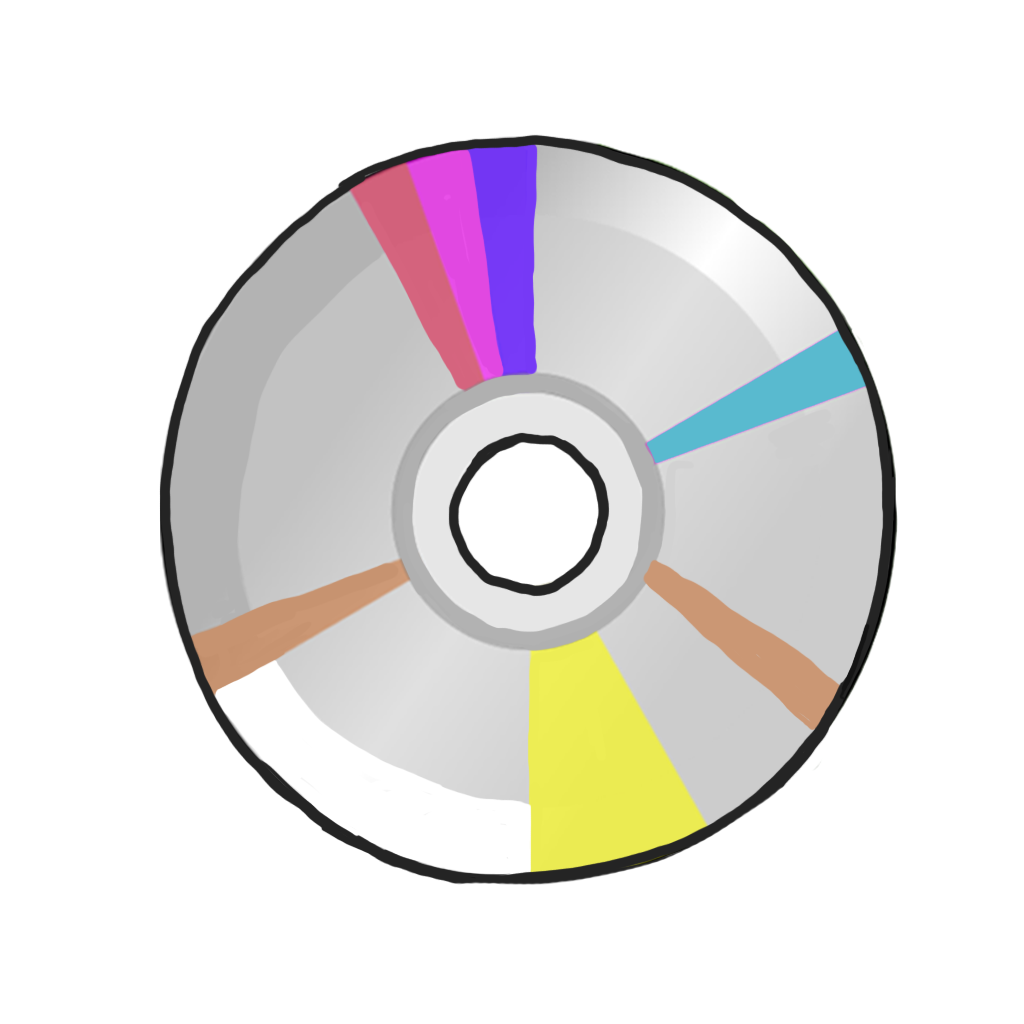
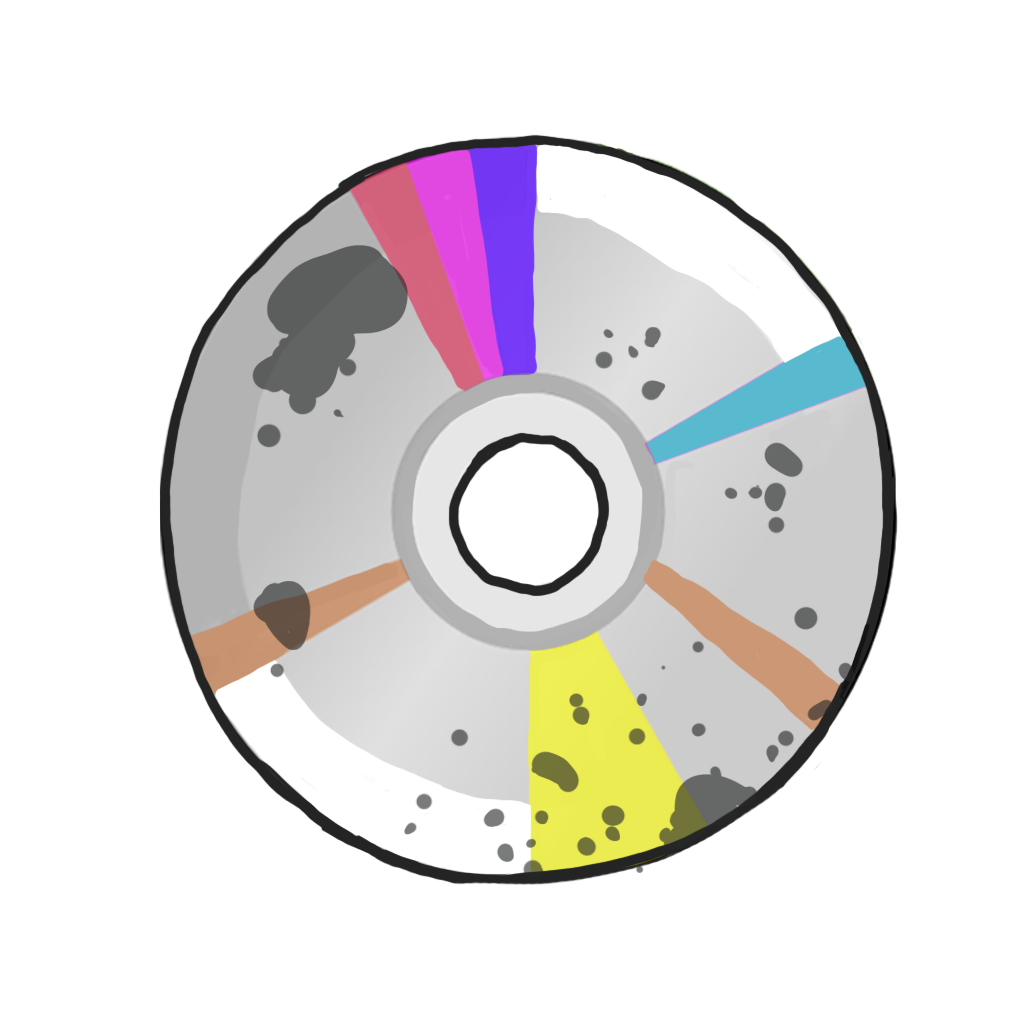
Layered file, before and after one edit (1024x1024). Changes by layer:
added layer "Layer 1" (61%) above "Layer 5 copy 3" over (x1=252, y1=245, x2=856, y2=873)
painted on "Layer 5 copy 3" over (x1=225, y1=143, x2=847, y2=601)
